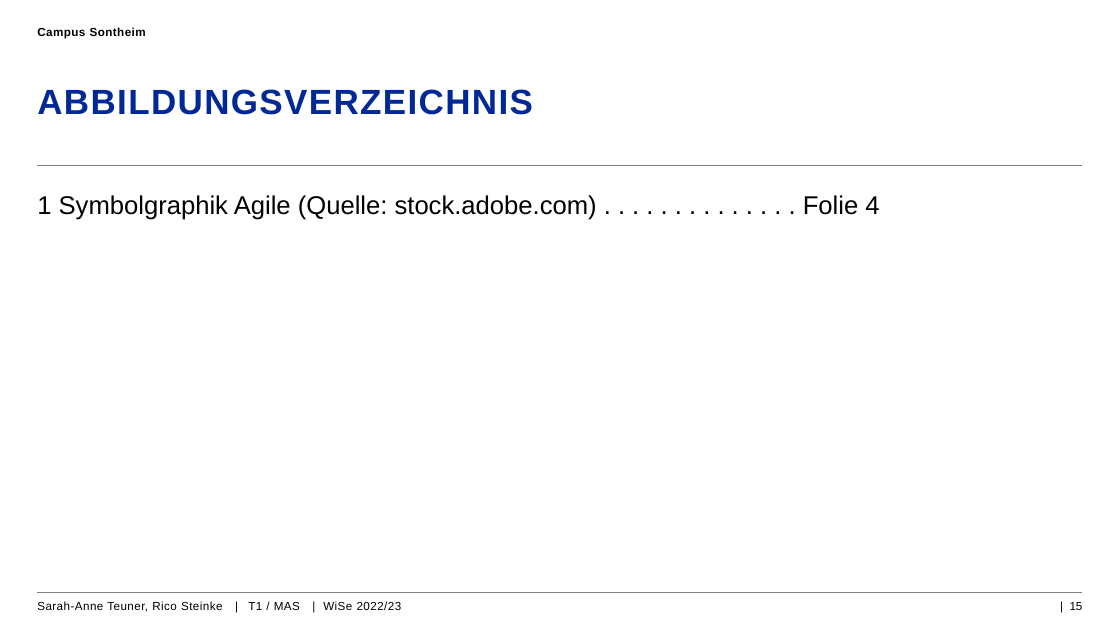
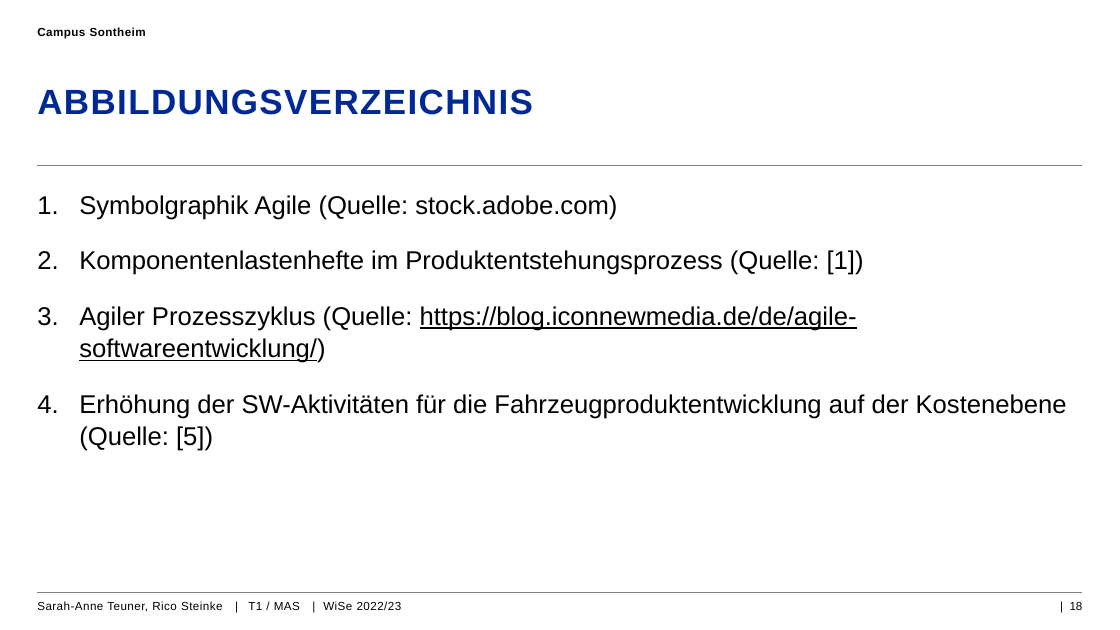
Before and after one commit to rico227/pgpe, a slide deck: slide 18 of Agile_Softwareentwicklung_Automotive_PGPE_rico.pptx (slide 15 before the commit). Drawn at 1120x630 pixels with LibreOffice and Linux fonts; fonts in the diff are those of the drawing; background and template pictures are left out. Boxes give left, top, right and bottom in pixels: in the first picture for what was removed or moved away, otherwise in the second. Text is boxed around its words. In the diff, an @@ line names an element or a change of style, - is before the commit and + after.

```diff
--- a/Agile_Softwareentwicklung_Automotive_PGPE_rico.pptx
+++ b/Agile_Softwareentwicklung_Automotive_PGPE_rico.pptx
@@ text at (79, 195, 1067, 451): text changed @@
-1 Symbolgraphik Agile (Quelle: stock.adobe.com) . . . . . . . . . . . . . . Folie 4
+1. Symbolgraphik Agile (Quelle: stock.adobe.com)
+2. Komponentenlastenhefte im Produktentstehungsprozess (Quelle: [1])
+3. Agiler Prozesszyklus (Quelle: https://blog.iconnewmedia.de/de/agile-softwareentwicklung/)
+4. Erhöhung der SW-Aktivitäten für die Fahrzeugproduktentwicklung auf der Kostenebene (Quelle: [5])
@@ page number at (1070, 602, 1083, 610): text changed @@
-| 15
+| 18
```
Also in this commit, not shown: 1 other slide changed, 3 slides added, 4 other files.
